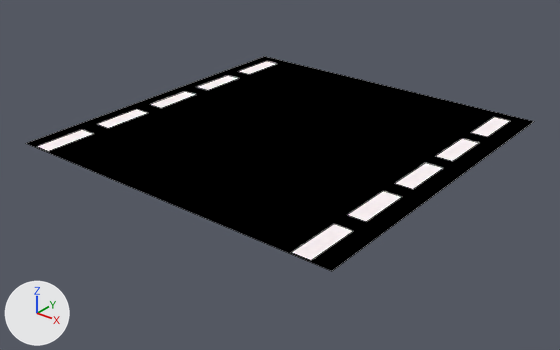
A saved change to the Blender file models/reto/streetvlv.blend.
Rendered twice from a 50 mm camera at (24.5, -31.3, 16.6) aimed at (0.2, -0.9, -2.2). Lighting does not change. The marker at lower left points along +X, +Y and +Z. Mesh edges are drawn as thin lines.
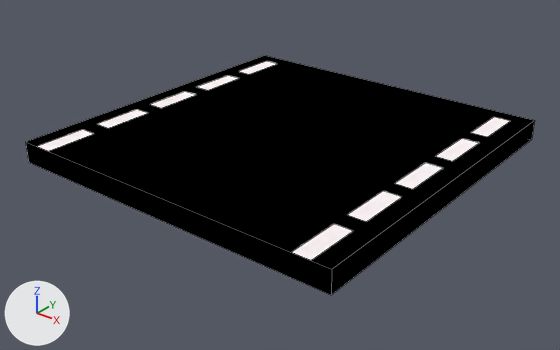
The newer file is also rescaled (x0.1), turned or shifted as a whole; pictures and numbers use the older file's frame.

Pixel boxes (x1, y1, x2, y2) of what changed, in the pictures (560 x 350 px):
'Plane', reshaped (12% taller)
    before: (26, 56, 534, 271)
    after: (26, 55, 534, 295)

Patch to the scene script:
```diff
--- a/models/reto/streetvlv.blend.py
+++ b/models/reto/streetvlv.blend.py
@@ me_plane @@
 me_plane.from_pydata(...)  # 4 vertices, 1 face; spans x -1.0..1.0, y -1.0..1.0, z 0.0
 # used by ob_plane; location = (0.0, 0.0, 0.0); scale = (10.0, 10.0, 1.0)
 # verts and faces of me_plane; kept vertices keep their numbers, new ones are numbered from 4
 # before: 0 (-1.0, -1.0, 0.0) at pixel (25, 143), 1 (1.0, -1.0, 0.0) at pixel (331, 271), 2 (-1.0, 1.0, 0.0) at pixel (264, 56), 3 (1.0, 1.0, 0.0) at pixel (534, 121)
+# me_plane part 1
+delete_vertices([*range(0, 4)])  # with the faces that use them
+verts[4] = (-1.0, -1.0, 0.08)  # pixel (25, 141)
+verts[5] = (-1.0, 1.0, 0.08)  # pixel (264, 55)
+verts[6] = (-1.0, 1.0, -1.12)
+verts[7] = (-1.0, -1.0, -1.12)  # pixel (28, 162)
+for new, old in zip([*range(8, 12)], [*range(4, 8)]): verts[new] = verts[old] + (2.0, 0.0, 0.0)
+faces += [(4, 8, 9, 5), (6, 10, 11, 7), (5, 9, 10, 6), (4, 7, 11, 8), (8, 11, 10, 9), (4, 5, 6, 7)]
 me_plane.materials.append(mat_material_002)
```
